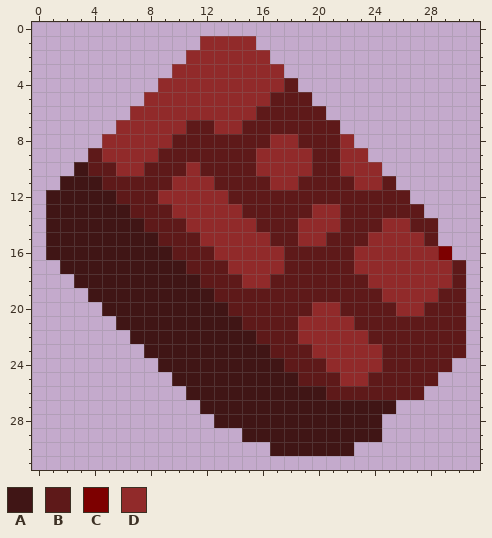
Two states of a pixel-art sprite, sprites/items/rawos.png. The first picture shows the starting point.
The file is 32x32 pixels.
Palette (. is transparent): A #401515  B #5e1919  C #7d0000  D #912a2a
And afterwards:
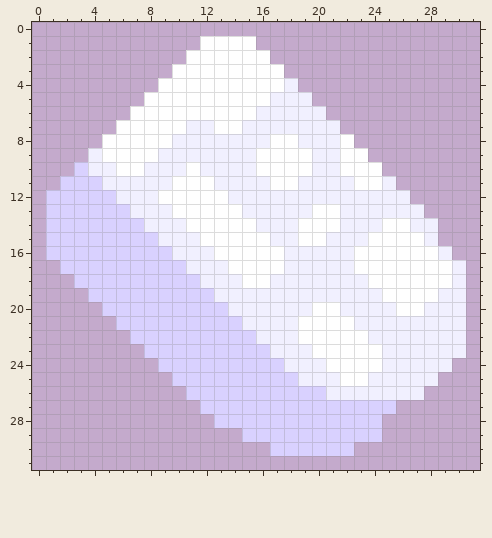
The edit:
colour A: #401515 -> #d9d1ff
colour B: #5e1919 -> #f1f0ff
colour D: #912a2a -> #ffffff
y 16: x 29 C -> B
